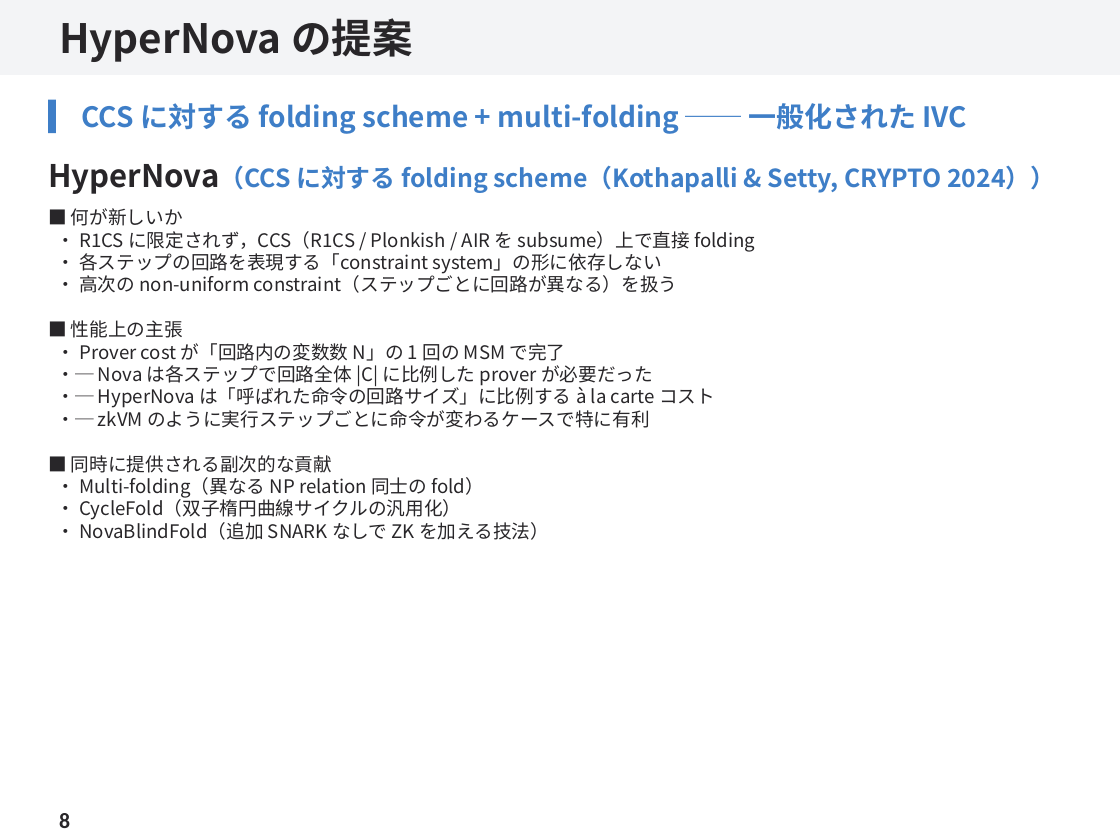
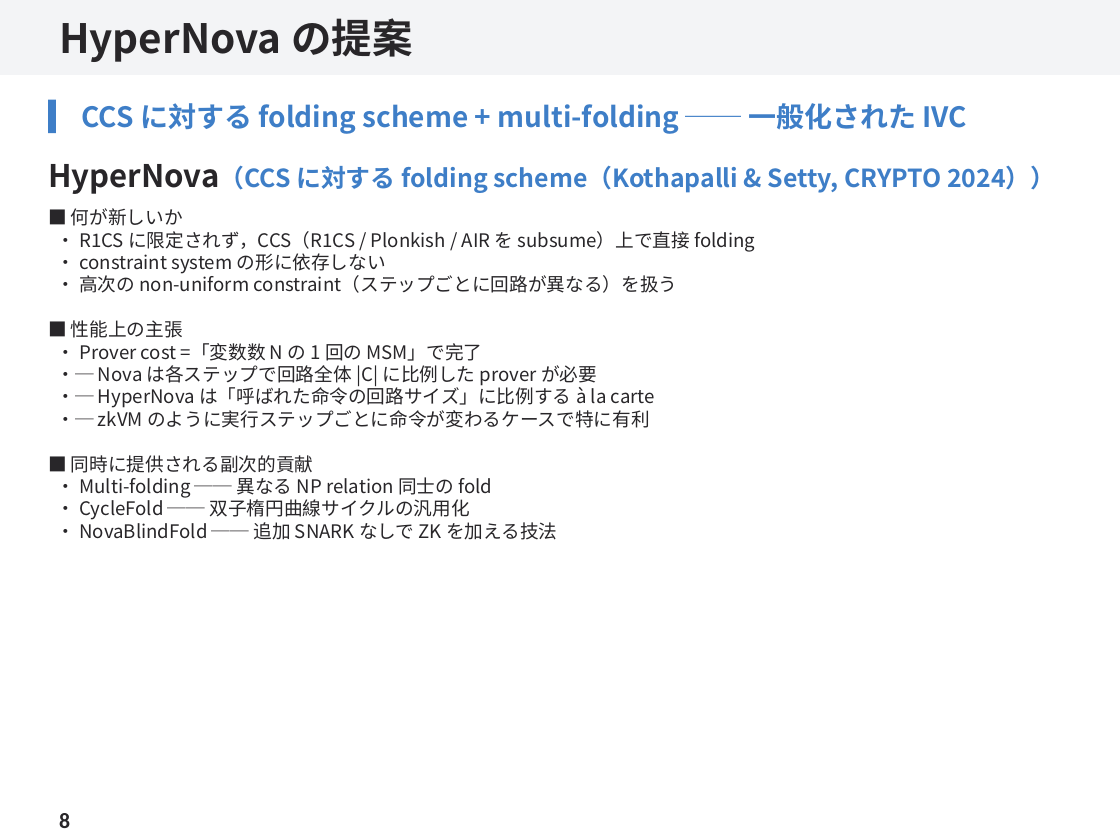
Before and after one commit to SMRI2170/rinkou-hypernova, a slide deck: slide 8 of docs/pptx/hypernova-rinkou.pptx. Drawn at 1120x840 pixels with LibreOffice and Linux fonts; fonts in the diff are those of the drawing. Boxes give left, top, right and bottom in pixels: in the first picture for what was removed or moved away, otherwise in the second. Text is boxed around its words. In the diff, an @@ line names an element or a change of style, - is before the commit and + after.

```diff
--- a/docs/pptx/hypernova-rinkou.pptx
+++ b/docs/pptx/hypernova-rinkou.pptx
@@ text at [56, 250, 386, 274]: text changed @@
-・ 各ステップの回路を表現する「constraint system」の形に依存しない
+・ constraint system の形に依存しない
@@ text at [56, 343, 655, 408]: text changed @@
-・ Prover cost が「回路内の変数数 N」の 1 回の MSM で完了
-・─ Nova は各ステップで回路全体 |C| に比例した prover が必要だった
-・─ HyperNova は「呼ばれた命令の回路サイズ」に比例する à la carte コスト
+・ Prover cost =「変数数 N の 1 回の MSM」で完了
+・─ Nova は各ステップで回路全体 |C| に比例した prover が必要
+・─ HyperNova は「呼ばれた命令の回路サイズ」に比例する à la carte
@@ text at [56, 455, 557, 540]: text changed @@
-■ 同時に提供される副次的な貢献
-・ Multi-folding（異なる NP relation 同士の fold）
-・ CycleFold（双子楕円曲線サイクルの汎用化）
-・ NovaBlindFold（追加 SNARK なしで ZK を加える技法）
+■ 同時に提供される副次的貢献
+・ Multi-folding ── 異なる NP relation 同士の fold
+・ CycleFold ── 双子楕円曲線サイクルの汎用化
+・ NovaBlindFold ── 追加 SNARK なしで ZK を加える技法
```
Also in this commit, not shown: 5 other slides changed, 6 other files.
